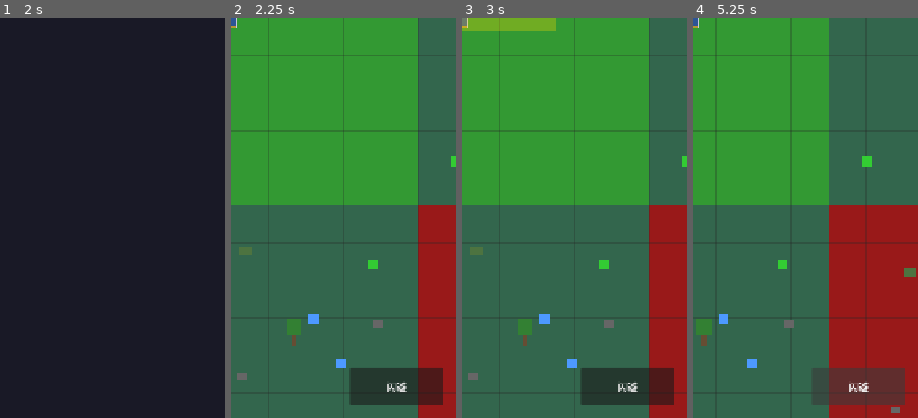
Above: before the commit, frames 1-4 (left to right).
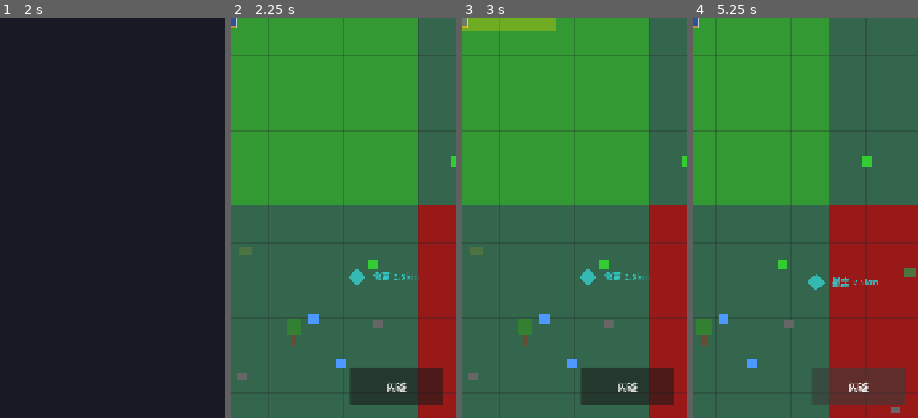
Above: after the commit, the same moments.

Repository: CasbaL/soudache
Game: Godot game, scene res://scenes/ui/faction_select.tscn
Same seed, same stepped clock (60 frames per second), same inputs: the game is played once before the commit and once after it.
Inputs:
- Up to frame 1 (2 s): click "选择" at 0.5 s; click "确认选择" at 1.25 s
- Up to frame 2 (2.25 s): click "世界探索" at 2 s
- Up to frame 3 (3 s): click "技能1" at 2.75 s
- Up to frame 4 (5.25 s): click "技能2" at 3.5 s; click "技能3" at 4.25 s; click "闪避" at 5 s
The pictures show only the part of the screen within x 50-100%, y 50-100%; the shares and areas given below are measured in that part.

Frame 1 is identical in both runs. In frame 2, 0.3% of the frame differs, in the area x 52-84%, y 62-67%; in frame 3, 0.3%; in frame 4, 0.4%, in the area x 51-83%, y 64-68%.

Commit message:
fix(ui): 修复撤离点指示器显示问题
- 将指示器添加到HUD CanvasLayer上，使其固定在屏幕上
- 设置全屏锚点，确保指示器覆盖整个屏幕
- 增大字体大小提高可读性

Diff:
--- a/scripts/levels/open_world_level.gd
+++ b/scripts/levels/open_world_level.gd
@@ -75,12 +75,17 @@
 
 ## 创建撤离点方向指示器
 func _create_extract_indicator() -> void:
-	# 创建指示器容器
+	# 创建指示器容器（添加到HUD上，这样它会固定在屏幕上）
 	_extract_indicator = Control.new()
 	_extract_indicator.name = "ExtractIndicator"
-	_extract_indicator.z_index = 100
+	_extract_indicator.set_anchors_and_offsets_preset(Control.PRESET_FULL_RECT)
 	_extract_indicator.mouse_filter = Control.MOUSE_FILTER_IGNORE
-	add_child(_extract_indicator)
+
+	# 添加到HUD CanvasLayer上
+	if hud:
+		hud.add_child(_extract_indicator)
+	else:
+		add_child(_extract_indicator)
 
 	# 创建箭头
 	_extract_arrow = ColorRect.new()
@@ -93,7 +98,7 @@
 	_extract_label = Label.new()
 	_extract_label.name = "DistanceLabel"
 	_extract_label.text = "撤离点"
-	_extract_label.add_theme_font_size_override("font_size", 12)
+	_extract_label.add_theme_font_size_override("font_size", 14)
 	_extract_label.add_theme_color_override("font_color", Color(0.2, 0.8, 0.8))
 	_extract_indicator.add_child(_extract_label)
 
